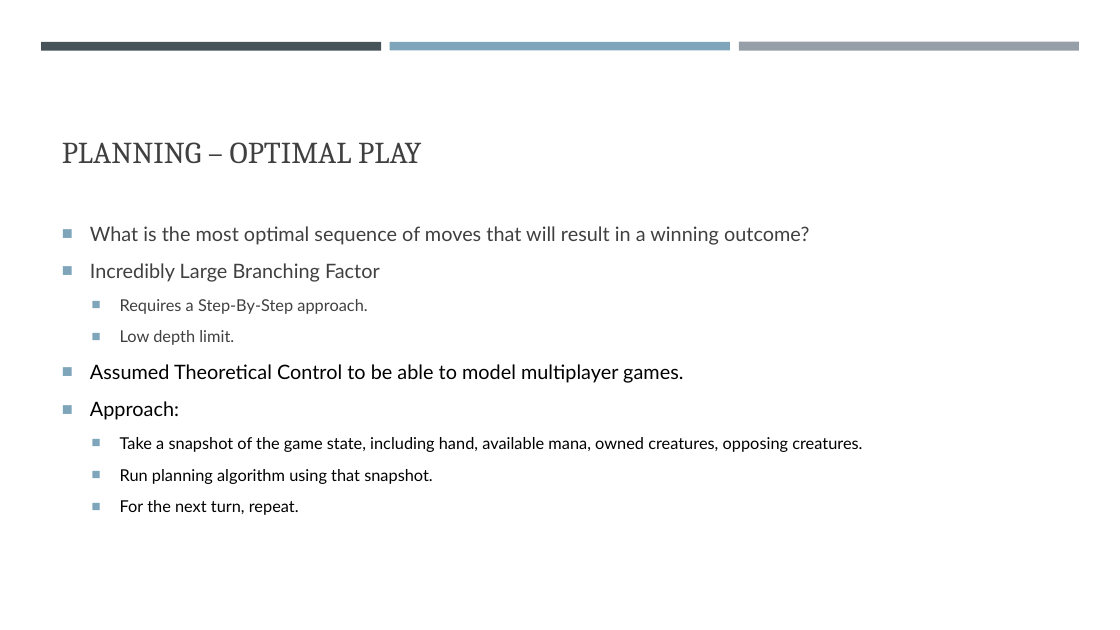
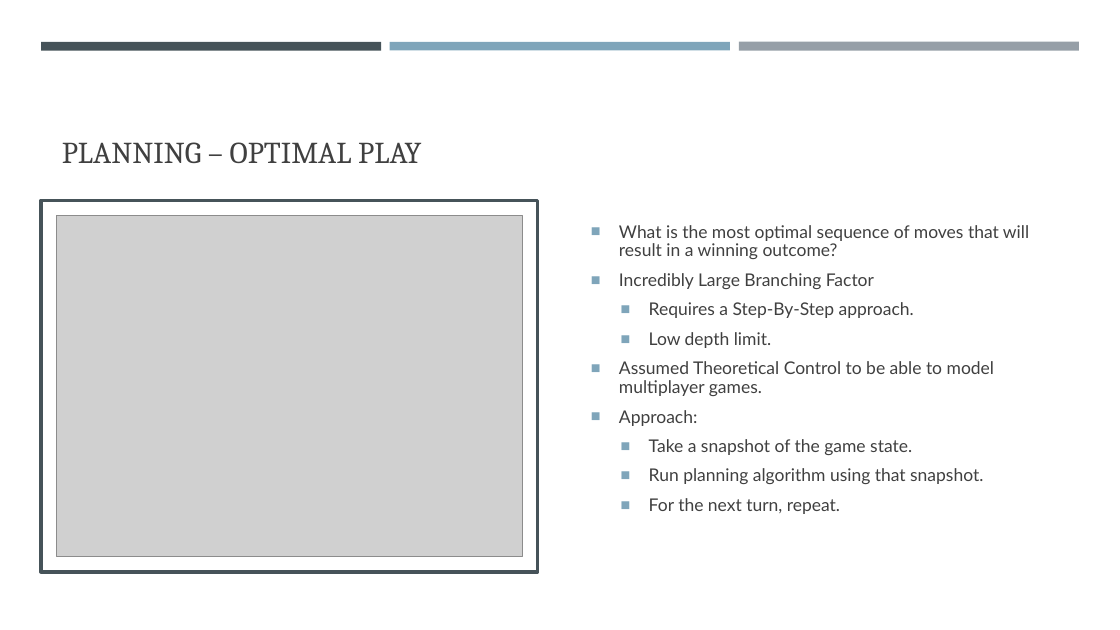
Before and after one commit to NicholasTillo/Gitaxian-Probe, a slide deck: slide 3 of problem_formulation.pptx. Drawn at 1120x630 pixels with LibreOffice and Linux fonts; fonts in the diff are those of the drawing; grey boxes stand for pictures. Boxes give left, top, right and bottom in pixels: in the first picture for what was removed or moved away, otherwise in the second. Text is boxed around its words. In the diff, an @@ line names an element or a change of style, - is before the commit and + after.

Commit message:
Added photos and finished powerpoint

```diff
--- a/problem_formulation.pptx
+++ b/problem_formulation.pptx
@@ rectangle added at (41, 200, 538, 571), fill #FFFFFF at 80% opacity, outline #465359 3 pt @@
@@ picture added at (56, 216, 523, 557) @@
@@ text "What is the most optimal ...": place and size @@
-text "What is the most optimal ..." at (90, 226, 862, 515)
+text "What is the most optimal ..." at (619, 225, 1029, 514)
@@ text at (619, 225, 1029, 514): size 17 to 15 pt in "What is the most optimal sequence of ...", "Incredibly Large Branching Factor", "Assumed Theoretical Control to be able to ...", "Approach:"; size 14 to 15 pt in "Requires a Step-By-Step approach.", "Low depth limit.", "Run planning algorithm using that snapshot.", "For the next turn, repeat."; text colour #000000 to #404040 in "Assumed Theoretical Control to be able to ...", "Approach:", "Run planning algorithm using that snapshot.", "For the next turn, repeat."; line spacing 1.1 to 0.9 @@
@@ text at (649, 439, 912, 455): text changed; size 14 to 15 pt; text colour #000000 to #404040 @@
-  ■ Take a snapshot of the game state, including hand, available mana, owned creatures, opposing creatures.
+  ■ Take a snapshot of the game state.
```
Also in this commit, not shown: 4 other slides changed, 13 other files.
